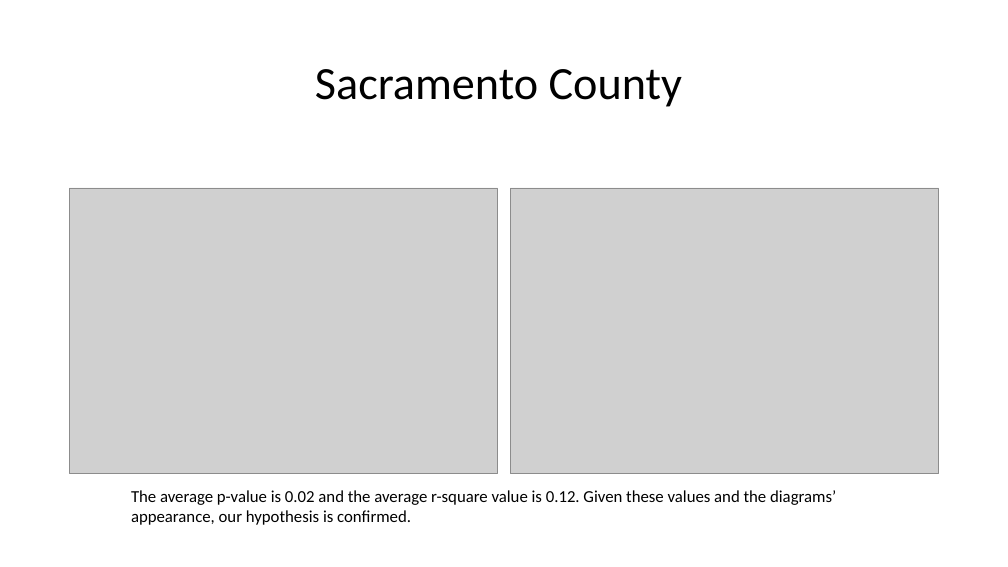
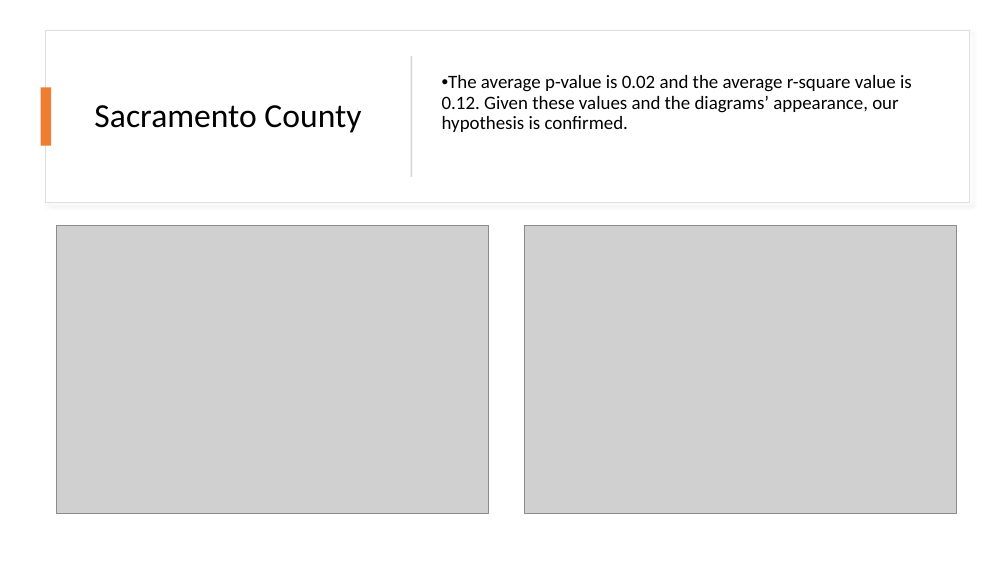
Before and after one commit to sean-galloway/Crime_and_Poverty, a slide deck: slide 13 of Project_1_Presentation.pptx. Drawn at 1008x567 pixels with LibreOffice and Linux fonts; fonts in the diff are those of the drawing; grey boxes stand for pictures. Boxes give left, top, right and bottom in pixels: in the first picture for what was removed or moved away, otherwise in the second. Text is boxed around its words. In the diff, an @@ line names an element or a change of style, - is before the commit and + after.

```diff
--- a/Project_1_Presentation.pptx
+++ b/Project_1_Presentation.pptx
@@ rectangle added at bbox=[46, 30, 969, 203], fill #FFFFFF, outline #DEDEDE 1 pt @@
@@ title "Sacramento County": place and size @@
-title "Sacramento County" at bbox=[315, 69, 682, 107]
+title "Sacramento County" at bbox=[94, 105, 361, 133]
@@ title "Sacramento County" at bbox=[94, 105, 361, 133]: size 44 to 32 pt; alignment centre to left @@
@@ rectangle added at bbox=[411, 56, 412, 177], fill #D5D5D5 @@
@@ text "The average p-value is 0.02 ...": place and size @@
-text "The average p-value is 0.02 ..." at bbox=[131, 490, 836, 525]
+text "The average p-value is 0.02 ..." at bbox=[442, 75, 912, 132]
@@ text "The average p-value is 0.02 ..." at bbox=[442, 75, 912, 132]: size 16 to 18 pt; bullet none to •; line spacing 1 to 0.9; more space between paragraphs; vertical alignment top to middle @@
@@ rectangle added at bbox=[41, 88, 51, 146], fill #ED7D31 @@
@@ picture: place and size @@
-picture at bbox=[510, 188, 939, 474]
+picture at bbox=[57, 225, 488, 513]
@@ picture: place and size @@
-picture at bbox=[70, 188, 498, 474]
+picture at bbox=[525, 225, 957, 513]
```
Also in this commit, not shown: 10 other slides changed, 2 slides added, 2 slides removed, 1 other file.
